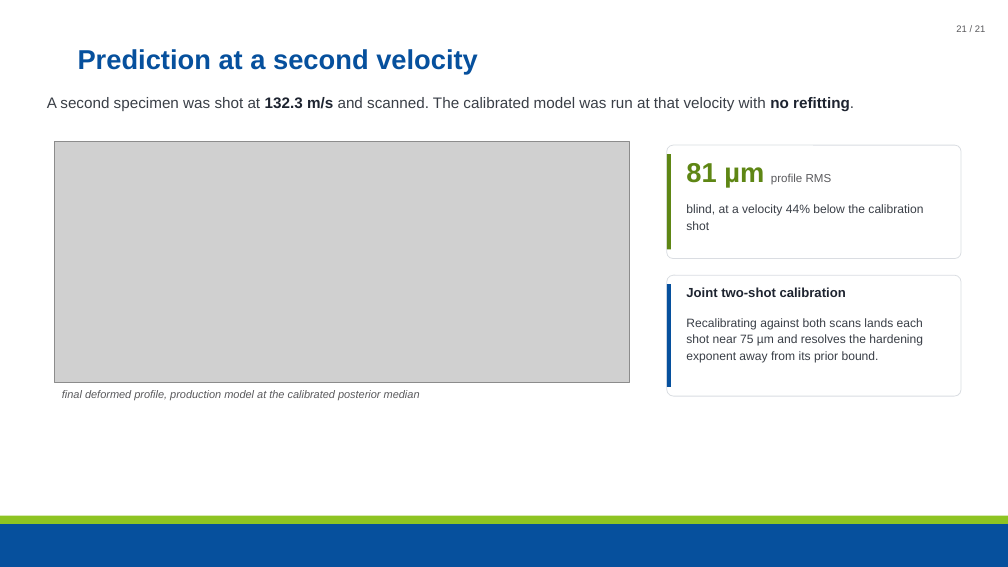
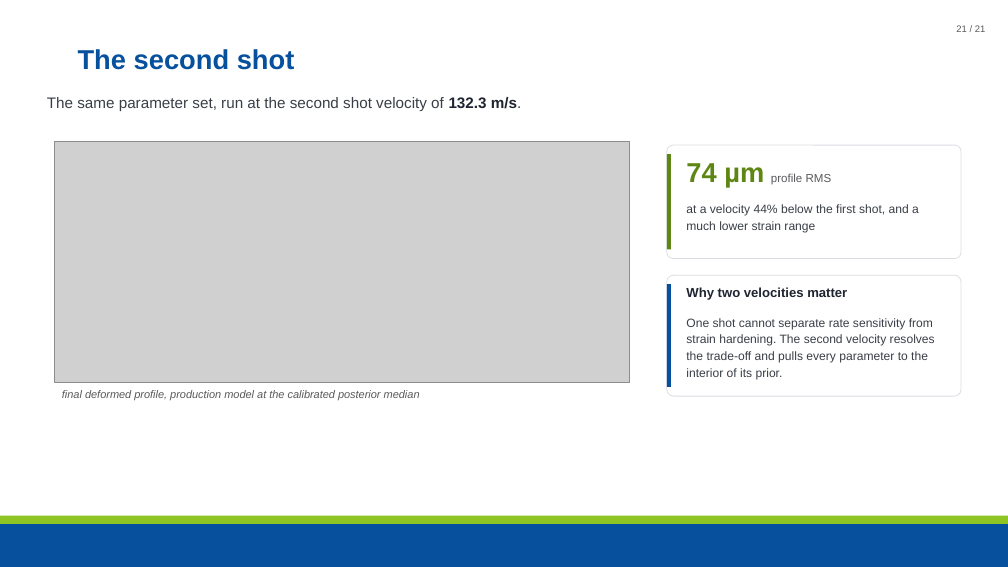
Before and after one commit to maxnezdyur/marlin, a slide deck: slide 21 of examples/impact/slide_assets/WCCM_NEML2_explicit_dynamics_v2.pptx. Drawn at 1008x567 pixels with LibreOffice and Linux fonts; fonts in the diff are those of the drawing; grey boxes stand for pictures; background and template pictures are left out. Boxes give left, top, right and bottom in pixels: in the first picture for what was removed or moved away, otherwise in the second. Text is boxed around its words. In the diff, an @@ line names an element or a change of style, - is before the commit and + after.

Commit message:
adopt joint two-shot calibration: model files from g3 median, deck slides reworked

```diff
--- a/examples/impact/slide_assets/WCCM_NEML2_explicit_dynamics_v2.pptx
+++ b/examples/impact/slide_assets/WCCM_NEML2_explicit_dynamics_v2.pptx
@@ title at [78, 49, 295, 70]: text changed @@
-Prediction at a second velocity
+The second shot
@@ text at [47, 97, 522, 111]: text changed @@
-A second specimen was shot at 132.3 m/s and scanned. The calibrated model was run at that velocity with no refitting.
+The same parameter set, run at the second shot velocity of 132.3 m/s.
@@ text at [686, 163, 832, 187]: text changed @@
-81 µm profile RMS
+74 µm profile RMS
@@ text at [686, 204, 919, 233]: text changed @@
-blind, at a velocity 44% below the calibration shot
+at a velocity 44% below the first shot, and a much lower strain range
@@ text at [686, 287, 847, 300]: text changed @@
-Joint two-shot calibration
+Why two velocities matter
@@ text at [686, 318, 935, 379]: text changed @@
-Recalibrating against both scans lands each shot near 75 µm and resolves the hardening exponent away from its prior bound.
+One shot cannot separate rate sensitivity from strain hardening. The second velocity resolves the trade-off and pulls every parameter to the interior of its prior.
```
Also in this commit, not shown: 3 other slides changed, 3 other files.
